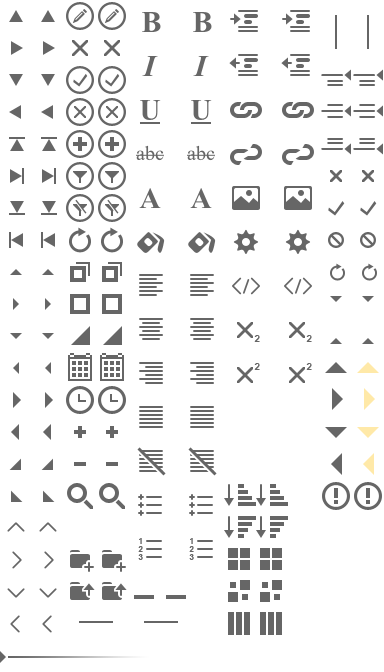
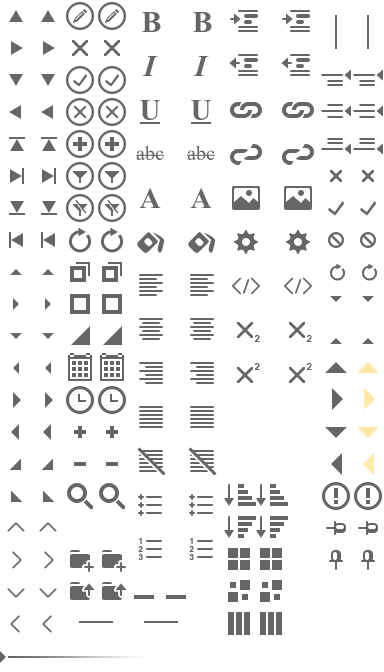
The second w=384, h=672 image is a revision of the first. Changes to its layers:
added layer "unpin hover" in group "Widgets 2 copy" over bbox(361, 550, 375, 570)
added layer "pin hover" in group "Widgets 2 copy" over bbox(358, 521, 378, 535)
added layer "unpin" in group "Widgets 2" over bbox(329, 550, 343, 570)
added layer "pin" in group "Widgets 2" over bbox(326, 521, 346, 535)
